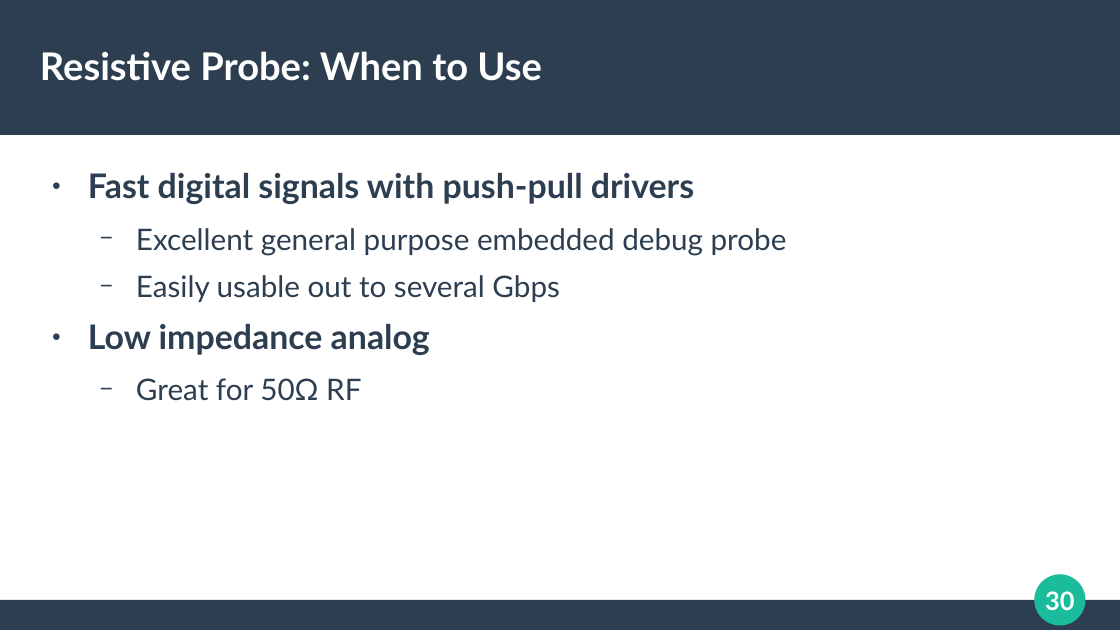
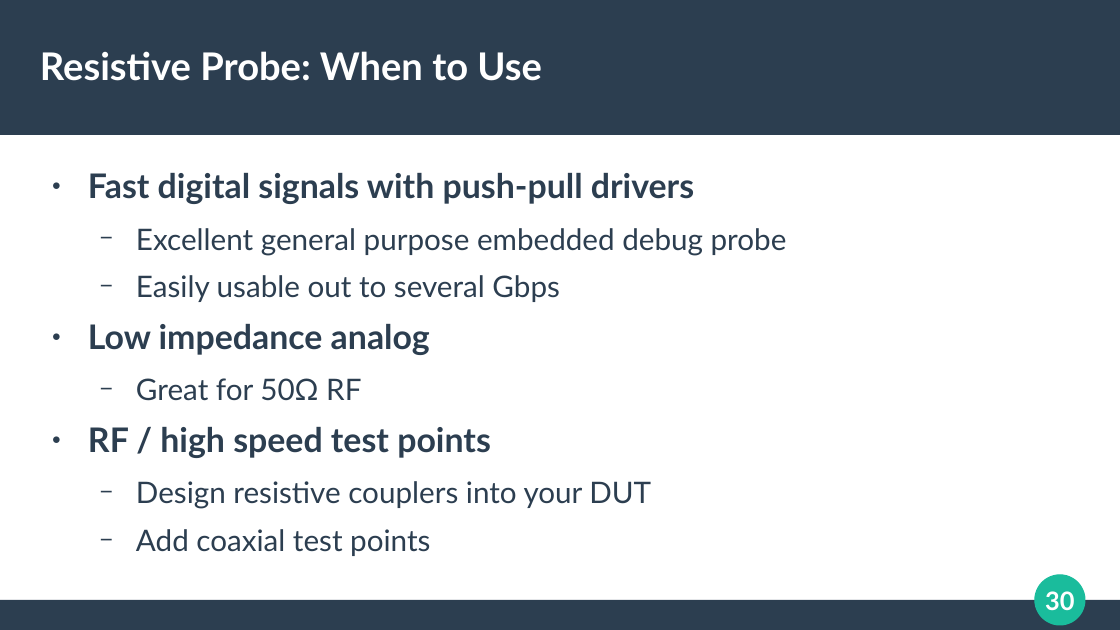
Before and after one commit to azonenberg/electronics-training, a slide deck: slide 30 of oscilloscope-probing/sec03-resistive.odp. Drawn at 1120x630 pixels with LibreOffice and Linux fonts; fonts in the diff are those of the drawing. Boxes give left, top, right and bottom in pixels: in the first picture for what was removed or moved away, otherwise in the second. Text is boxed around its words. In the diff, an @@ line names an element or a change of style, - is before the commit and + after.

Commit message:
Resistive probes is decently final-ish

```diff
--- a/oscilloscope-probing/sec03-resistive.odp
+++ b/oscilloscope-probing/sec03-resistive.odp
@@ text at (88, 427, 651, 556): paragraphs added @@
+● RF / high speed test points
+  − Design resistive couplers into your DUT
+  − Add coaxial test points
```
Also in this commit, not shown: 2 other slides changed, 3 slides added.
